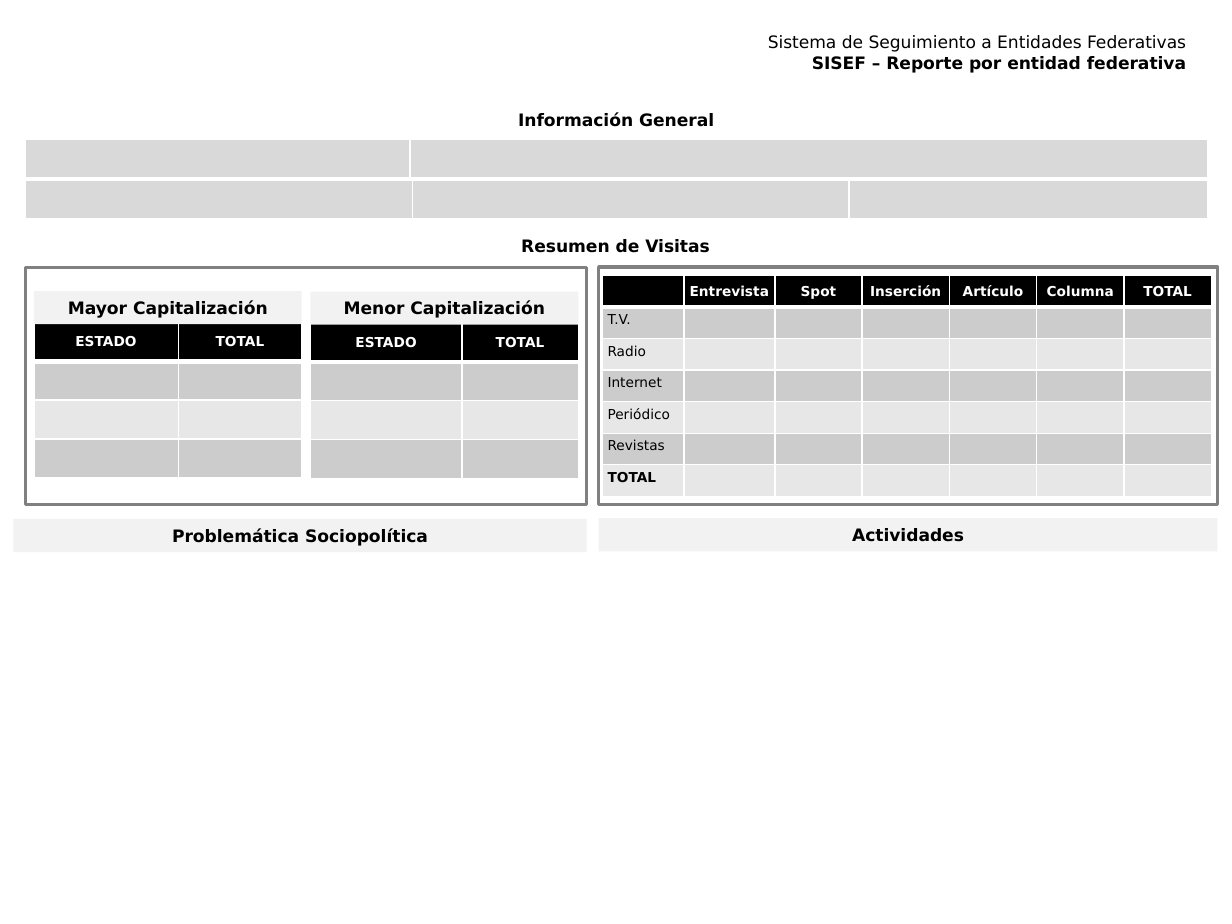
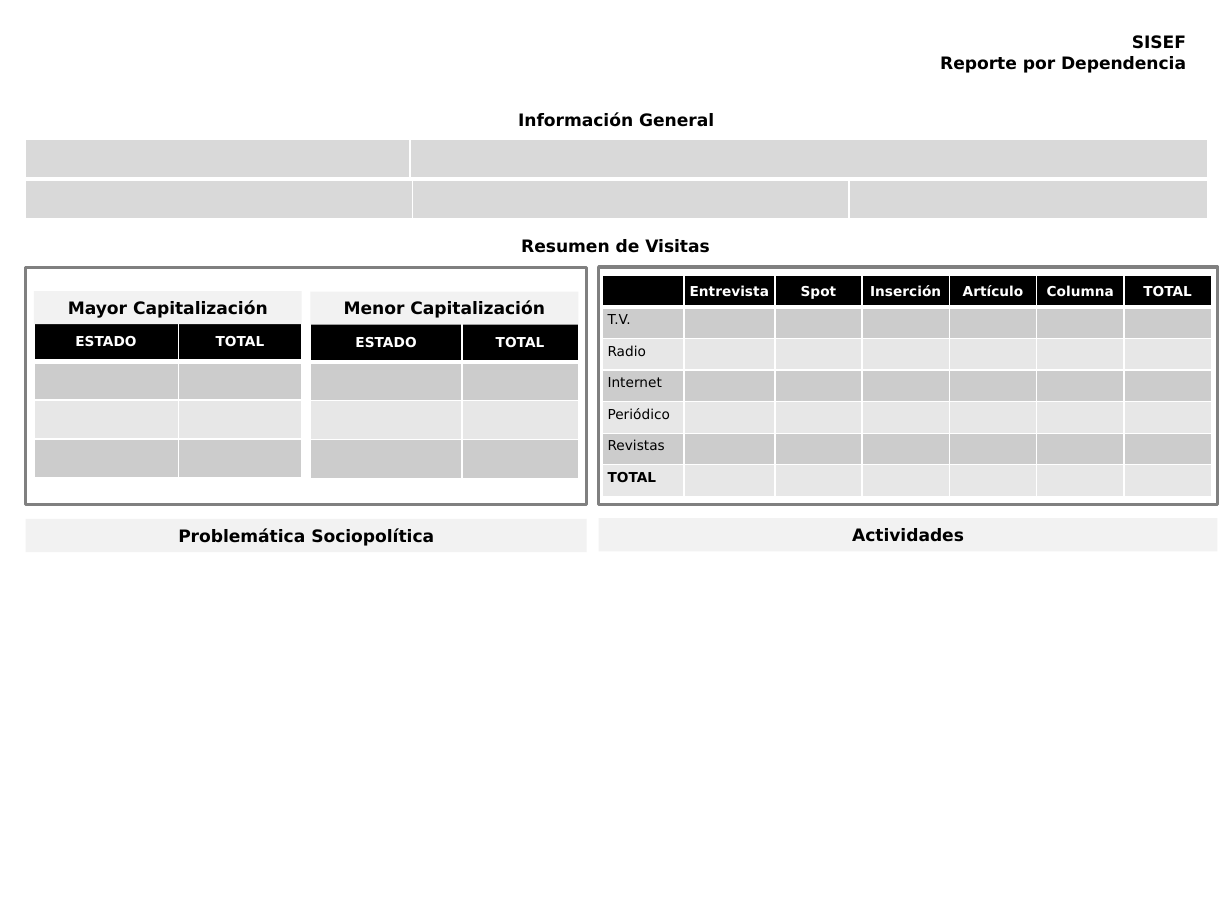
Before and after one commit to fpedro23/visitas, a slide deck: slide 3 of visitas_stg/static/ppt/Reporte_Dependencia_sisef.pptx. Drawn at 1232x924 pixels with LibreOffice and Linux fonts; fonts in the diff are those of the drawing; background and template pictures are left out. Boxes give left, top, right and bottom in pixels: in the first picture for what was removed or moved away, otherwise in the second. Text is boxed around its words. In the diff, an @@ line names an element or a change of style, - is before the commit and + after.

Commit message:
reporte de trece entidades

```diff
--- a/visitas_stg/static/ppt/Reporte_Dependencia_sisef.pptx
+++ b/visitas_stg/static/ppt/Reporte_Dependencia_sisef.pptx
@@ text at [940,35,1186,73]: text changed; bold on @@
-Sistema de Seguimiento a Entidades Federativas
-SISEF – Reporte por entidad federativa
+SISEF
+Reporte por Dependencia
@@ rectangle "Problemática Sociopolítica": place and size @@
-rectangle "Problemática Sociopolítica" at [14,519,586,552]
+rectangle "Problemática Sociopolítica" at [26,519,586,552]
```
Also in this commit, not shown: 2 other slides changed, 4 other files.
